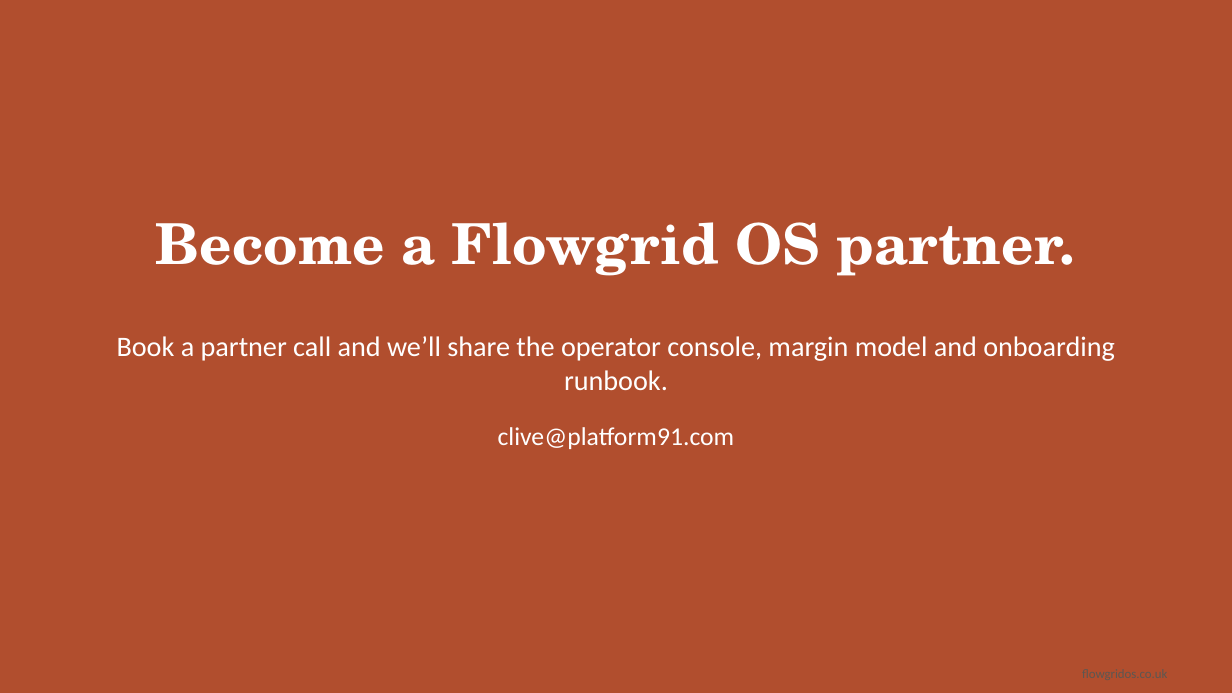
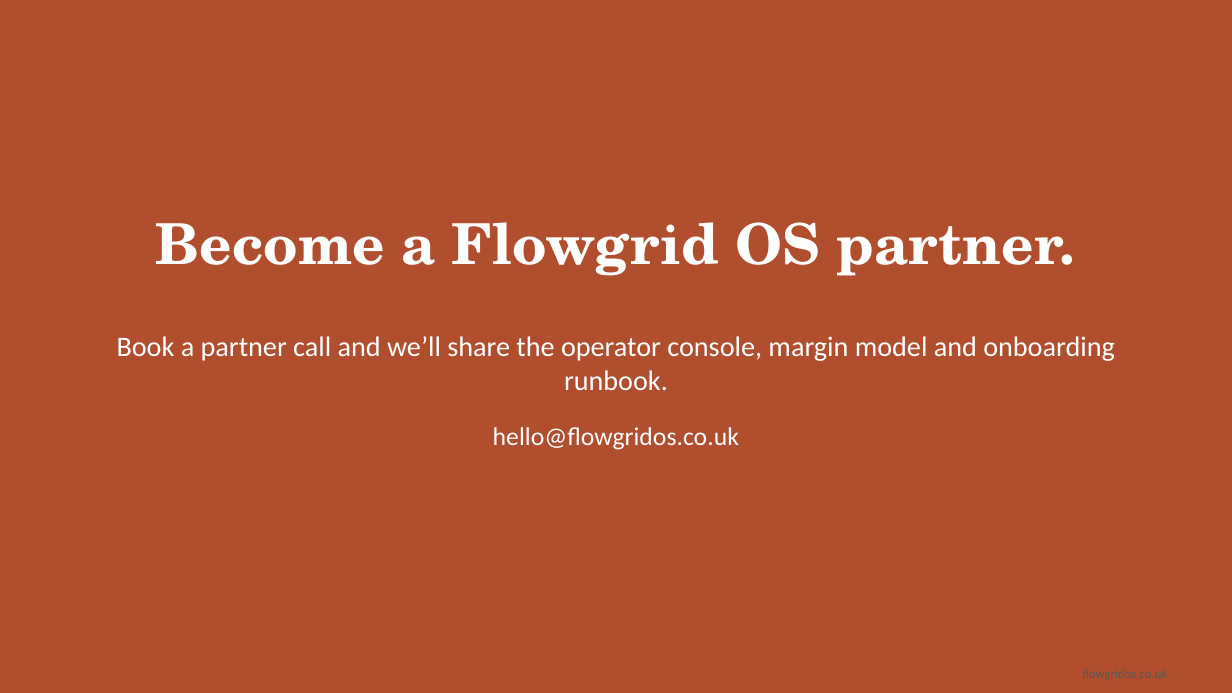
Before and after one commit to CliveStruv56/operations-engine, a slide deck: slide 6 of docs/flowgrid-os-partner-deck.pptx. Drawn at 1232x693 pixels with LibreOffice and Linux fonts; fonts in the diff are those of the drawing. Boxes give left, top, right and bottom in pixels: in the first picture for what was removed or moved away, otherwise in the second. Text is boxed around its words. In the diff, an @@ line names an element or a change of style, - is before the commit and + after.

```diff
--- a/docs/flowgrid-os-partner-deck.pptx
+++ b/docs/flowgrid-os-partner-deck.pptx
@@ text at (493,427,739,450): text changed @@
-clive@platform91.com
+hello@flowgridos.co.uk
```
Also in this commit, not shown: 12 other files.
